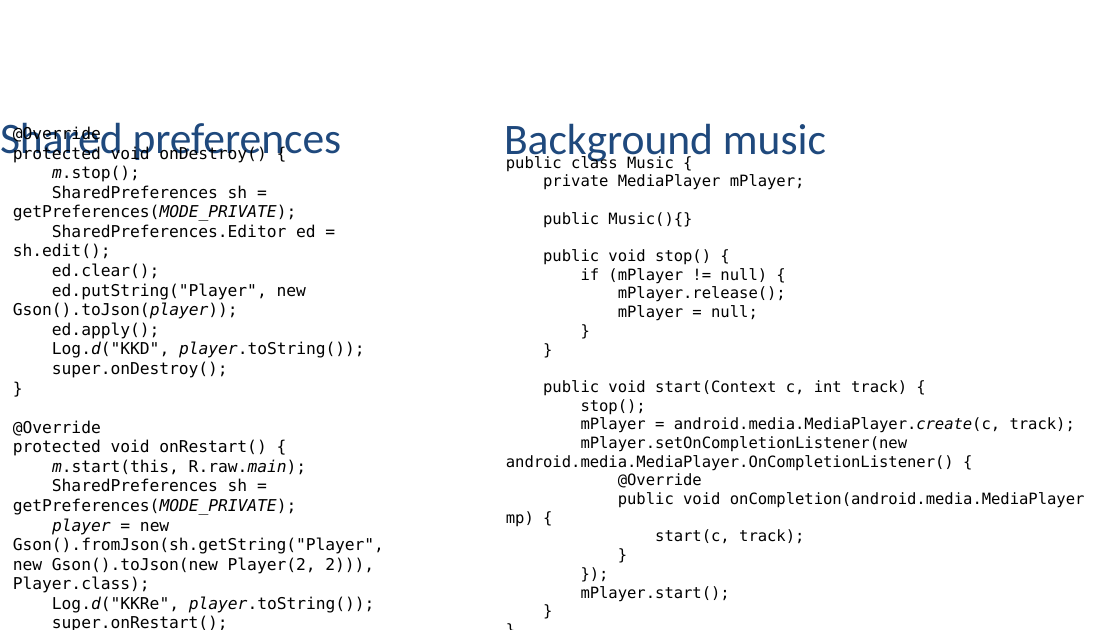
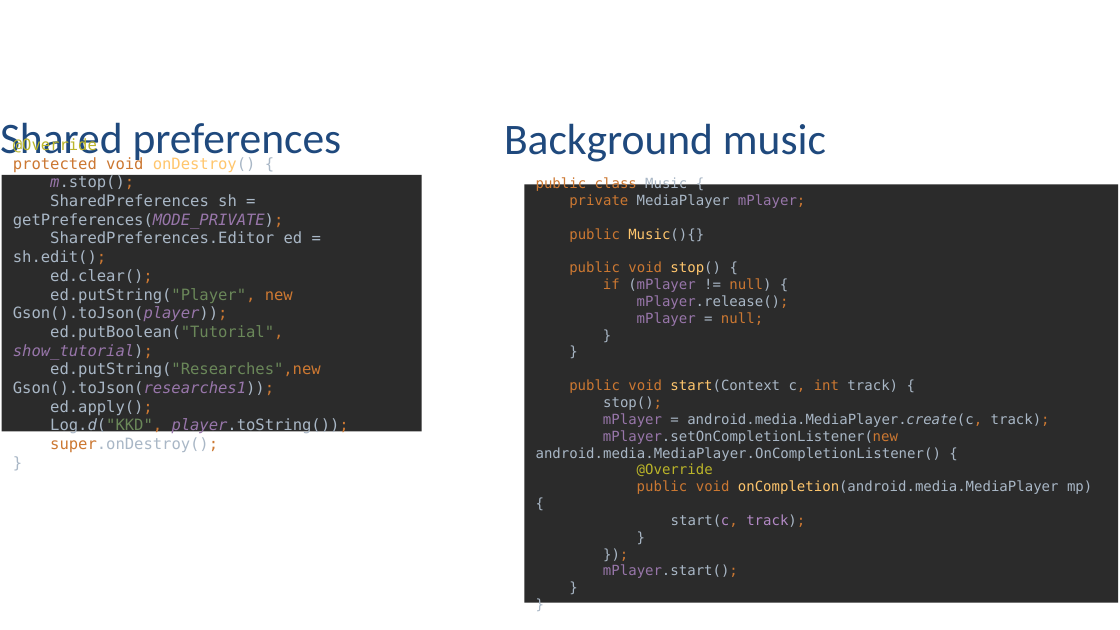
Before and after one commit to Vaneyk1973/FinalProject, a slide deck: slide 4 of Путь к вершине.pptx. Drawn at 1120x630 pixels with LibreOffice and Linux fonts; fonts in the diff are those of the drawing; background and template pictures are left out. Boxes give left, top, right and bottom in pixels: in the first picture for what was removed or moved away, otherwise in the second. Text is boxed around its words. In the diff, an @@ line names an element or a change of style, - is before the commit and + after.

```diff
--- a/Путь к вершине.pptx
+++ b/Путь к вершине.pptx
@@ text removed at [13, 145, 384, 630] @@
-@Override
-protected void onDestroy() {
-m.stop();
-SharedPreferences sh = getPreferences(MODE_PRIVATE);
-SharedPreferences.Editor ed = sh.edit();
-ed.clear();
-ed.putString("Player", new Gson().toJson(player));
-ed.apply();
-Log.d("KKD", player.toString());
-super.onDestroy();
-}
-@Override
-protected void onRestart() {
-m.start(this, R.raw.main);
-SharedPreferences sh = getPreferences(MODE_PRIVATE);
-player = new Gson().fromJson(sh.getString("Player", new Gson().toJson(new Player(2, 2))), Player.class);
-Log.d("KKRe", player.toString());
-super.onRestart();
-}
@@ rectangle added at [2, 175, 422, 431], fill #2B2B2B, 10 pt, text #A9B7C6 @@
+@Override
+protected void onDestroy() {
+m.stop();
+SharedPreferences sh = getPreferences(MODE_PRIVATE);
+SharedPreferences.Editor ed = sh.edit();
+ed.clear();
+ed.putString("Player", new Gson().toJson(player));
+ed.putBoolean("Tutorial", show_tutorial);
+ed.putString("Researches",new Gson().toJson(researches1));
+ed.apply();
+Log.d("KKD", player.toString());
+super.onDestroy();
+}
@@ rectangle "public class Music { private ...": place and size @@
-rectangle "public class Music { private ..." at [506, 155, 1085, 602]
+rectangle "public class Music { private ..." at [524, 185, 1118, 604]
@@ rectangle "public class Music { private ..." at [524, 185, 1118, 604]: size 10 to 9 pt; text colour #000000 to #CC7832 in "public class private mPlayer; public public void ..."; text colour #000000 to #A9B7C6 in "Music { MediaPlayer Music(){} stop() { (mPlayer ..."; text colour #000000 to #9876AA in "mPlayer; (mPlayer mPlayer.release(); mPlayer mPlayer mPlayer ..."; text colour #000000 to #FFC66D in "Music(){} stop() start(Context onCompletion(android.media.Me ..."; text colour #000000 to #BBB529 in "@Override"; text colour #000000 to #B389C5 in "start(c, track);"; fill none to #2B2B2B @@
```
Also in this commit, not shown: 1 other file.
